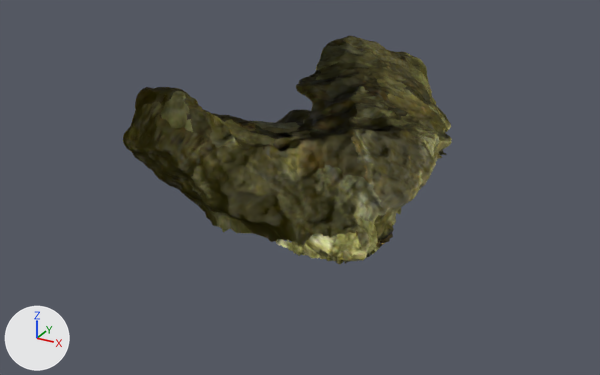
What one commit did to the glTF model assets/Bacubirito/BacuAzuf.glb.
The view is the same before and after, from a 50 mm lens placed at (0.704, -1.394, 0.657), pointed at (-0.038, -0.045, -0.018). The lights are fixed; the arrows at lower left show +X, +Y and +Z. Mesh edges are drawn as thin lines on the coarser meshes. Where no turn or scale is listed for an object, it has been applied to the vertices.

The first picture shows 'Meteorito.002'.
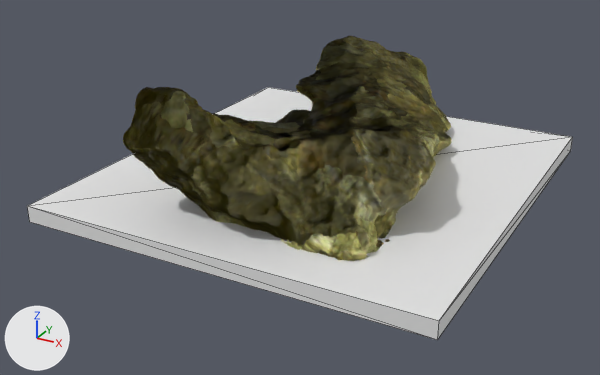
Commit message: Con plataforma

Where the change shows, as pixel boxes (x1, y1, x2, y2) in the pictures (600 x 375 px):
'Plano', added
    after: (27, 87, 573, 340)

Patch to the scene script:
```diff
--- a/assets/Bacubirito/BacuAzuf.glb.py
+++ b/assets/Bacubirito/BacuAzuf.glb.py
@@ mat_material_005 @@
+mat_material_005 = bpy.data.materials.new('Material.005')
+# nodes: BsdfPrincipled, Mix, OutputMaterial, VertexColor
+# colours: white #e7e7e7
@@ me_plano @@
+me_plano.from_pydata(...)  # 8 vertices, 12 faces; spans x -0.395..0.395, y -0.428..0.428, z -0.017..0.017
+me_plano.materials.append(mat_material_005)
@@ ob_plano @@
+ob_plano = bpy.data.objects.new('Plano', me_plano)
+ob_plano.location = (0.0, 0.0, 0.0)
```
